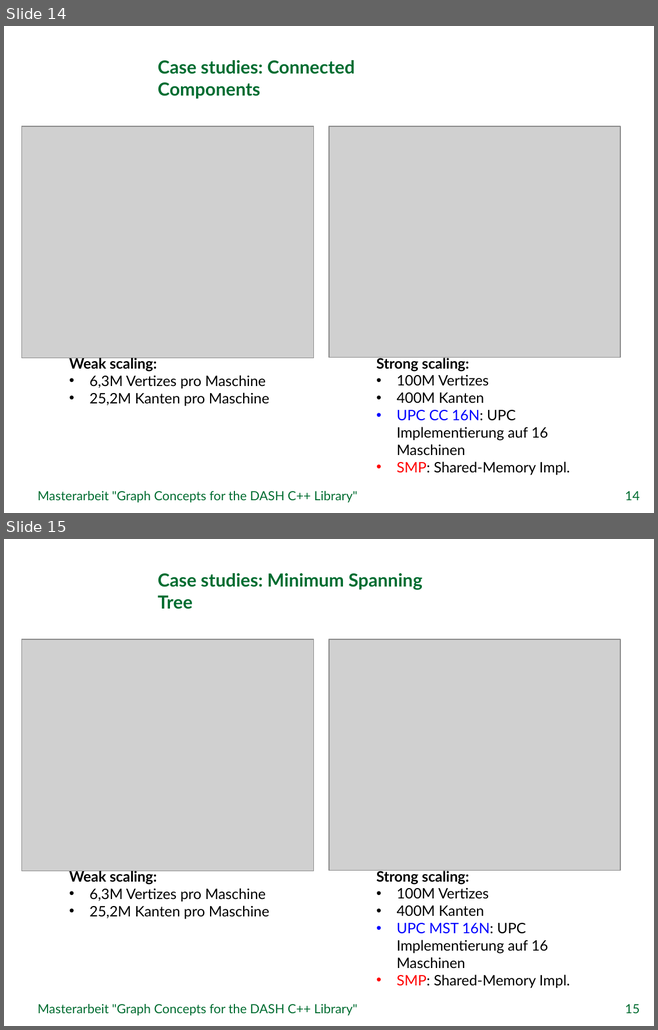
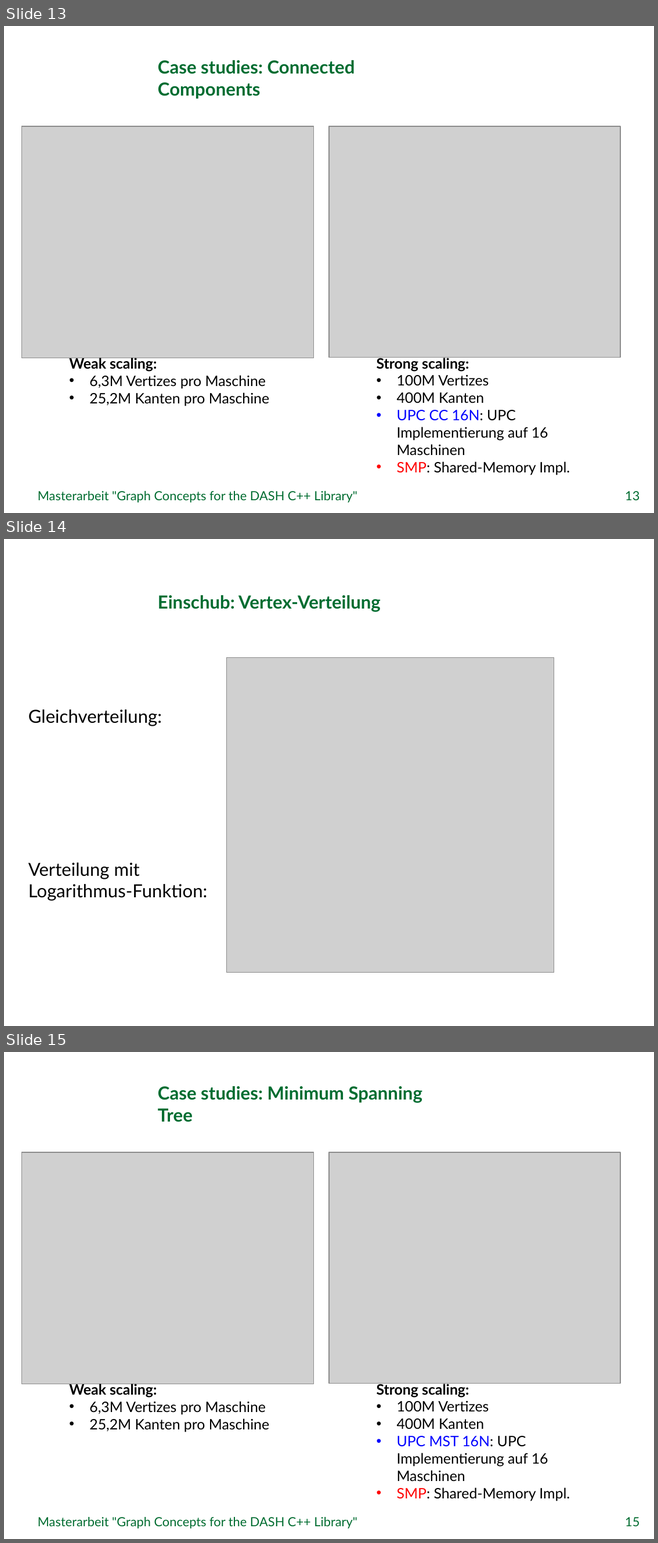
Before and after one commit to stiefn/dyn-data-structures-thesis, a slide deck: Folien/Abschlusssvortrag_Stefan_Effenberger.pptx. Shown one above the other, each under a label of ours: slides 14 and 15 before the commit, slides 13, 14 and 15 after it. The pictures are 658x1030 and 658x1543 pixels, drawn with LibreOffice and Linux fonts; fonts in the diff are those of the drawing; grey boxes stand for pictures; background and template pictures are left out. Boxes give left, top, right and bottom in pixels: in the first picture for what was removed or moved away, otherwise in the second. Text is boxed around its words. In the diff, an @@ line names an element or a change of style, - is before the commit and + after.

```diff
--- a/Folien/Abschlusssvortrag_Stefan_Effenberger.pptx
+++ b/Folien/Abschlusssvortrag_Stefan_Effenberger.pptx
@@ slide 14 added at (x1=4, y1=539, x2=654, y2=1026), background picture (left out) @@
@@ title added at (x1=158, y1=595, x2=380, y2=611), 20 pt, text #006C30, bold @@
+Einschub: Vertex-Verteilung
@@ picture added at (x1=226, y1=657, x2=554, y2=972) @@
@@ text added at (x1=28, y1=710, x2=162, y2=726), 20 pt, text #000000 @@
+Gleichverteilung:
@@ text added at (x1=28, y1=863, x2=208, y2=901), 20 pt, text #000000 @@
+Verteilung mit Logarithmus-Funktion:
@@ what was slide 14 is now slide 13 @@
@@ page number at (x1=625, y1=491, x2=639, y2=500): text changed @@
-14
+13
```
Also in this commit, not shown: 9 slides changed, 1 other slide added, 2 slides removed, 1 other file.
